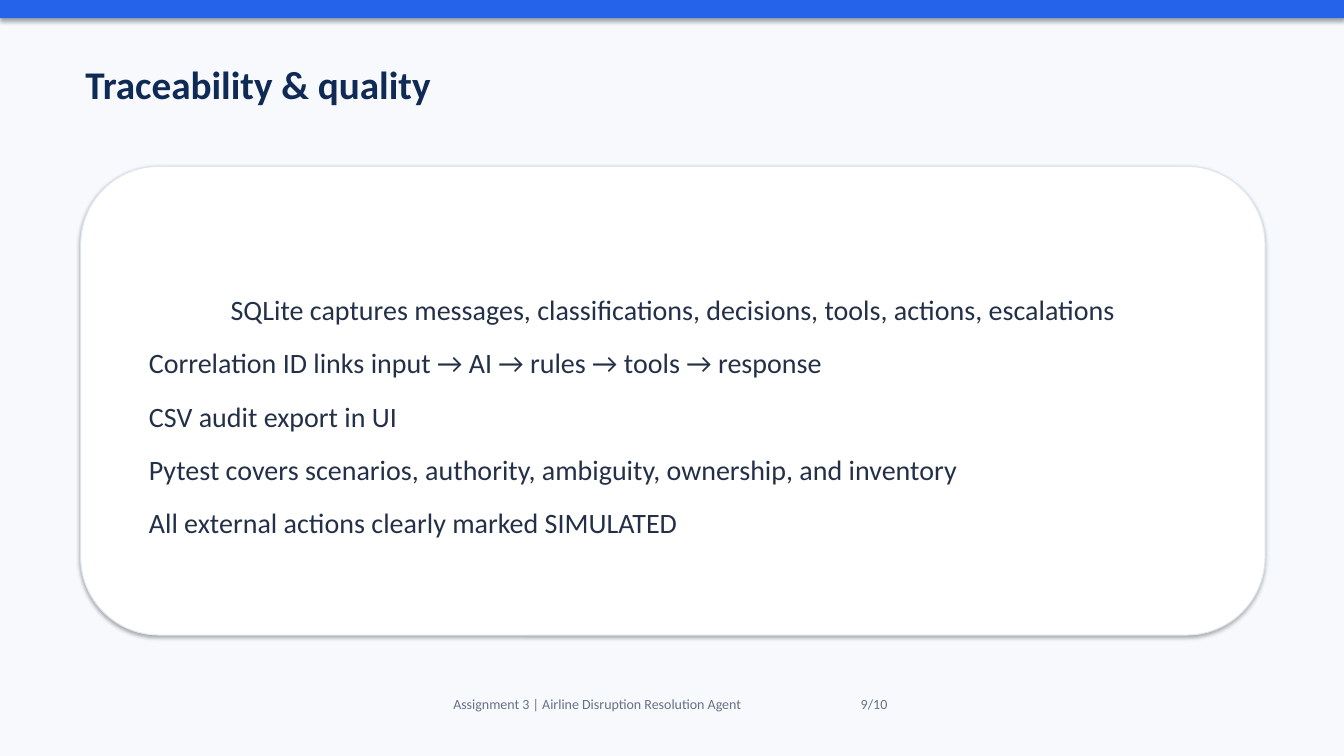
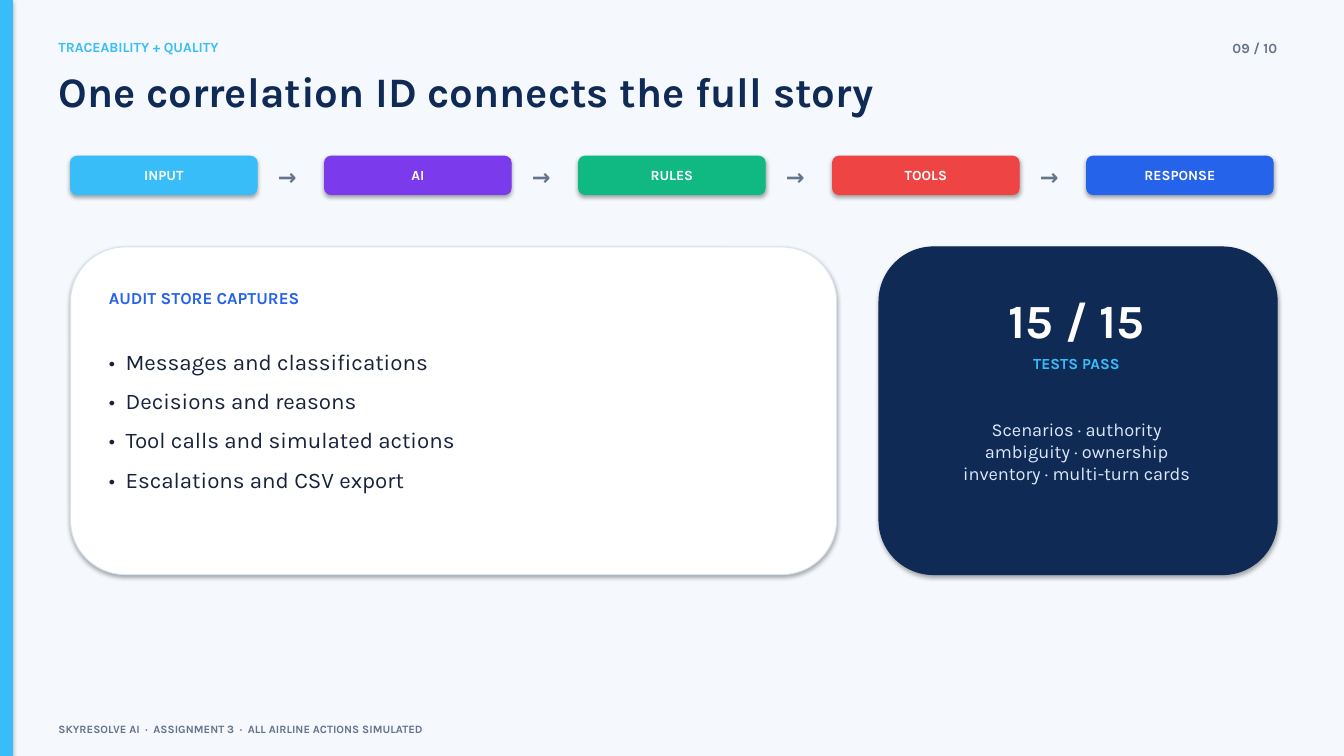
Before and after one commit to shashavali-8524/skyline, a slide deck: slide 9 of artifacts/Assignment_3_Airline_Resolution_Agent.pptx. Drawn at 1344x756 pixels with LibreOffice and Linux fonts; fonts in the diff are those of the drawing. Boxes give left, top, right and bottom in pixels: in the first picture for what was removed or moved away, otherwise in the second. Text is boxed around its words. In the diff, an @@ line names an element or a change of style, - is before the commit and + after.

Commit message:
Redesign SkyResolve assignment presentation

```diff
--- a/artifacts/Assignment_3_Airline_Resolution_Agent.pptx
+++ b/artifacts/Assignment_3_Airline_Resolution_Agent.pptx
@@ background #F7F9FC to #F5F8FC @@
@@ rectangle removed at <box>0,0,1344,18</box> @@
@@ rectangle added at <box>0,0,12,756</box>, fill #38BDF8, outline #38BDF8 0.75 pt @@
@@ text at <box>58,42,219,55</box>: text changed; size 28 to 10 pt; font Calibri to Karla; text colour #102A56 to #38BDF8 @@
-Traceability & quality
+TRACEABILITY + QUALITY
@@ text at <box>1232,44,1277,53</box>: text changed; font Calibri to Karla; text colour #667085 to #64748B; bold on @@
-Assignment 3 | Airline Disruption Resolution Agent 9/10
+09 / 10
@@ text added at <box>58,77,873,118</box>, 30 pt, text #102A56, bold @@
+One correlation ID connects the full story
@@ rounded rectangle added at <box>71,156,257,195</box>, fill #38BDF8, outline #38BDF8 0.75 pt @@
@@ rounded rectangle removed at <box>81,166,1265,635</box> @@
-SQLite captures messages, classifications, decisions, tools, actions, escalations
-Correlation ID links input → AI → rules → tools → response
-CSV audit export in UI
-Pytest covers scenarios, authority, ambiguity, ownership, and inventory
-All external actions clearly marked SIMULATED
@@ text added at <box>144,171,183,180</box>, 10 pt, text #FFFFFF, bold @@
+INPUT
@@ text added at <box>262,160,313,182</box>, 16 pt, text #64748B, bold @@
+→
@@ rounded rectangle added at <box>325,156,511,195</box>, fill #7C3AED, outline #7C3AED 0.75 pt @@
@@ text added at <box>411,171,424,180</box>, 10 pt, text #FFFFFF, bold @@
+AI
@@ text added at <box>516,160,567,182</box>, 16 pt, text #64748B, bold @@
+→
@@ rounded rectangle added at <box>579,156,765,195</box>, fill #10B981, outline #10B981 0.75 pt @@
@@ text added at <box>651,170,694,180</box>, 10 pt, text #FFFFFF, bold @@
+RULES
@@ text added at <box>770,160,821,182</box>, 16 pt, text #64748B, bold @@
+→
@@ rounded rectangle added at <box>833,156,1019,195</box>, fill #EF4444, outline #EF4444 0.75 pt @@
@@ text added at <box>905,170,947,180</box>, 10 pt, text #FFFFFF, bold @@
+TOOLS
@@ text added at <box>1024,160,1075,182</box>, 16 pt, text #64748B, bold @@
+→
@@ rounded rectangle added at <box>1087,156,1273,195</box>, fill #2563EB, outline #2563EB 0.75 pt @@
@@ text added at <box>1144,170,1215,180</box>, 10 pt, text #FFFFFF, bold @@
+RESPONSE
@@ rounded rectangle added at <box>71,247,837,575</box>, fill #FFFFFF, outline #D9E4F2 0.75 pt @@
@@ rounded rectangle added at <box>879,247,1277,575</box>, fill #102A56, outline #102A56 0.75 pt @@
@@ text added at <box>109,293,300,305</box>, 12 pt, text #2563EB, bold @@
+AUDIT STORE CAPTURES
@@ text added at <box>1009,307,1145,339</box>, 34 pt, text #FFFFFF, bold @@
+15 / 15
@@ text added at <box>126,354,454,494</box>, 16 pt, text #17233B @@
+• Messages and classifications
+• Decisions and reasons
+• Tool calls and simulated actions
+• Escalations and CSV export
@@ text added at <box>1033,359,1120,369</box>, 11 pt, text #38BDF8, bold @@
+TESTS PASS
@@ text added at <box>963,423,1190,485</box>, 13 pt, text #DCE8FA @@
+Scenarios · authority
+ambiguity · ownership
+inventory · multi-turn cards
@@ text added at <box>58,725,422,733</box>, 8 pt, text #64748B, bold @@
+SKYRESOLVE AI · ASSIGNMENT 3 · ALL AIRLINE ACTIONS SIMULATED
```
Also in this commit, not shown: 3 other slides changed, 6 slides added, 6 slides removed, 1 other file.
